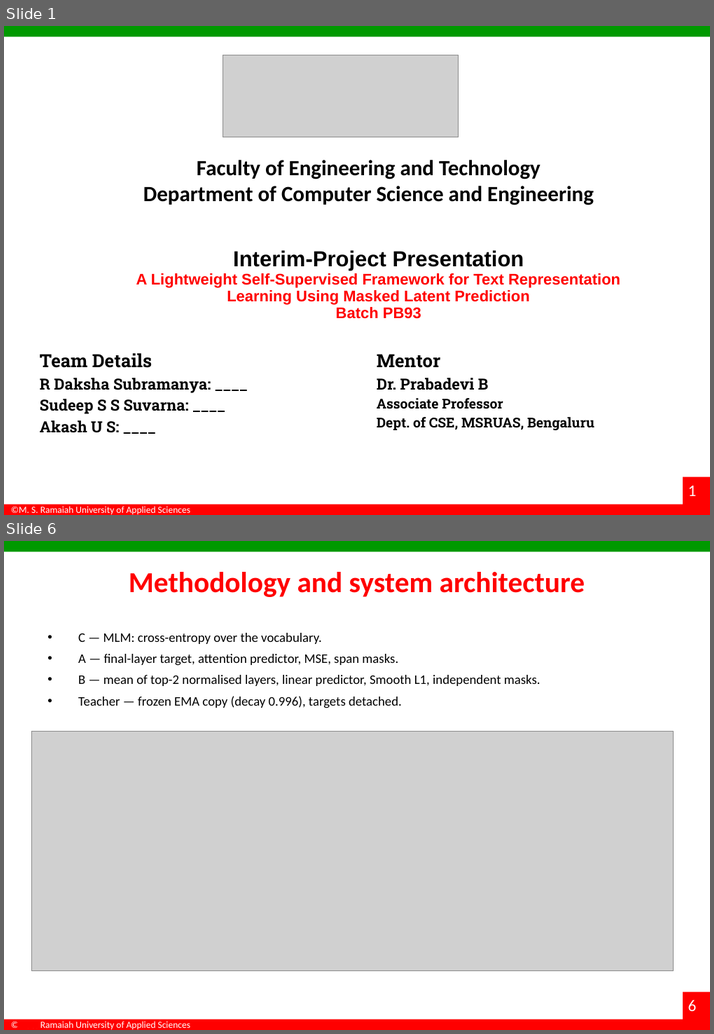
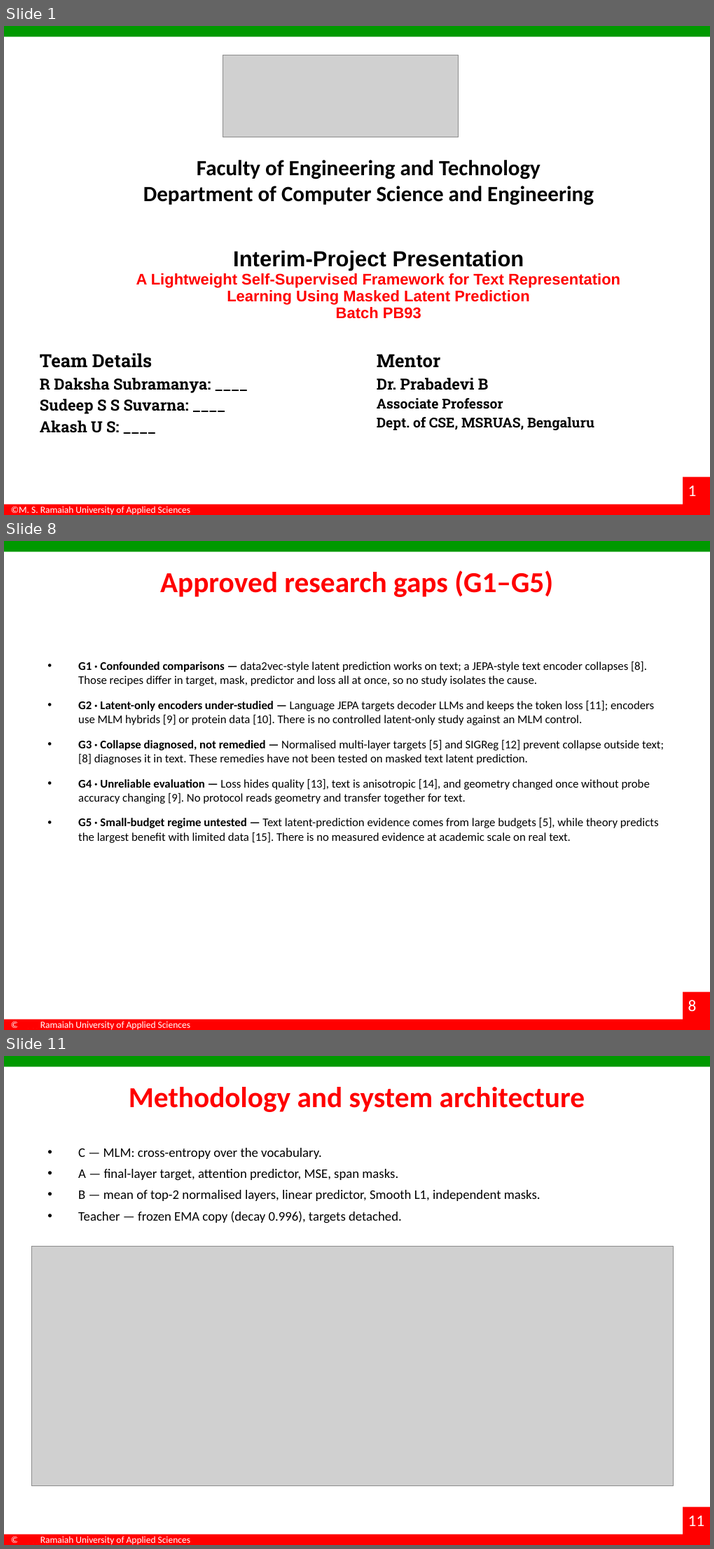
Before and after one commit to dakshadev/7th-sem, a slide deck: docs/Interim_Project_Presentation_7th-sem.pptx. Shown one above the other, each under a label of ours: slides 1 and 6 before the commit, slides 1, 8 and 11 after it; the slides between them are not shown. The pictures are 714x1034 and 714x1549 pixels, drawn with LibreOffice and Linux fonts; fonts in the diff are those of the drawing; grey boxes stand for pictures; background and template pictures are left out. Boxes give left, top, right and bottom in pixels: in the first picture for what was removed or moved away, otherwise in the second. Text is boxed around its words. In the diff, an @@ line names an element or a change of style, - is before the commit and + after.

Commit message:
docs(deck): restructure the interim deck to the mentor's slide-by-slide instructions
Mentor asked for: introduction on one slide, problem statement on its own slide, literature survey
as in the previous review, approved research gaps on one slide, objectives written out in full, and
dataset/computing requirements under explicit sub-headings.

- Introduction and problem statement are now separate slides (3 and 4); the old combined slide is gone
- Literature survey restored to the three approved tables from the pre-project review, 15 references
- Research gaps G1-G5 on one slide, each labelled and separated
- Approved objectives reproduced in full, then a separate progress table against evidence
- Dataset and computing requirements carry real sub-headings (bullet-free, 15.5pt, navy) and the
  body was lifted to the top of the slide
- References rebuilt to 21 entries in two columns, so the numbering matches the literature tables
- Objective 3's row now records that SIGReg was conditional and not run, with VICReg and Barlow
  implemented instead - the deck should not imply work that did not happen

15 -> 20 slides. Slide numbers are layout fields, so they renumber themselves. Template master,
layouts, fonts, colours and footer untouched; every new slide is a clone of an existing one.

```diff
--- a/docs/Interim_Project_Presentation_7th-sem.pptx
+++ b/docs/Interim_Project_Presentation_7th-sem.pptx
@@ slide 8 added at [4, 541, 710, 1030], background #FFFFFF; not listed: 6 template elements that a slide beside it also shows @@
@@ title added at [160, 570, 553, 597], 32 pt, text #FF0000, bold @@
+Approved research gaps (G1–G5)
@@ text added at [78, 661, 663, 843], 13 pt, text #000000 @@
+• G1 · Confounded comparisons — data2vec-style latent prediction works on text; a JEPA-style text encoder collapses [8]. Those recipes differ in target, mask, predictor and loss all at once, so no study isolates the cause.
+• G2 · Latent-only encoders under-studied — Language JEPA targets decoder LLMs and keeps the token loss [11]; encoders use MLM hybrids [9] or protein data [10]. There is no controlled latent-only study against an MLM control.
+• G3 · Collapse diagnosed, not remedied — Normalised multi-layer targets [5] and SIGReg [12] prevent collapse outside text; [8] diagnoses it in text. These remedies have not been tested on masked text latent prediction.
+• G4 · Unreliable evaluation — Loss hides quality [13], text is anisotropic [14], and geometry changed once without probe accuracy changing [9]. No protocol reads geometry and transfer together for text.
+• G5 · Small-budget regime untested — Text latent-prediction evidence comes from large budgets [5], while theory predicts the largest benefit with limited data [15]. There is no measured evidence at academic scale on real text.
@@ what was slide 6 is now slide 11 @@
@@ page number at [688, 1515, 705, 1526]: text changed @@
-6
+11
```
Also in this commit, not shown: 5 slides changed, 5 other slides added, 1 slide removed, 2 other files.
